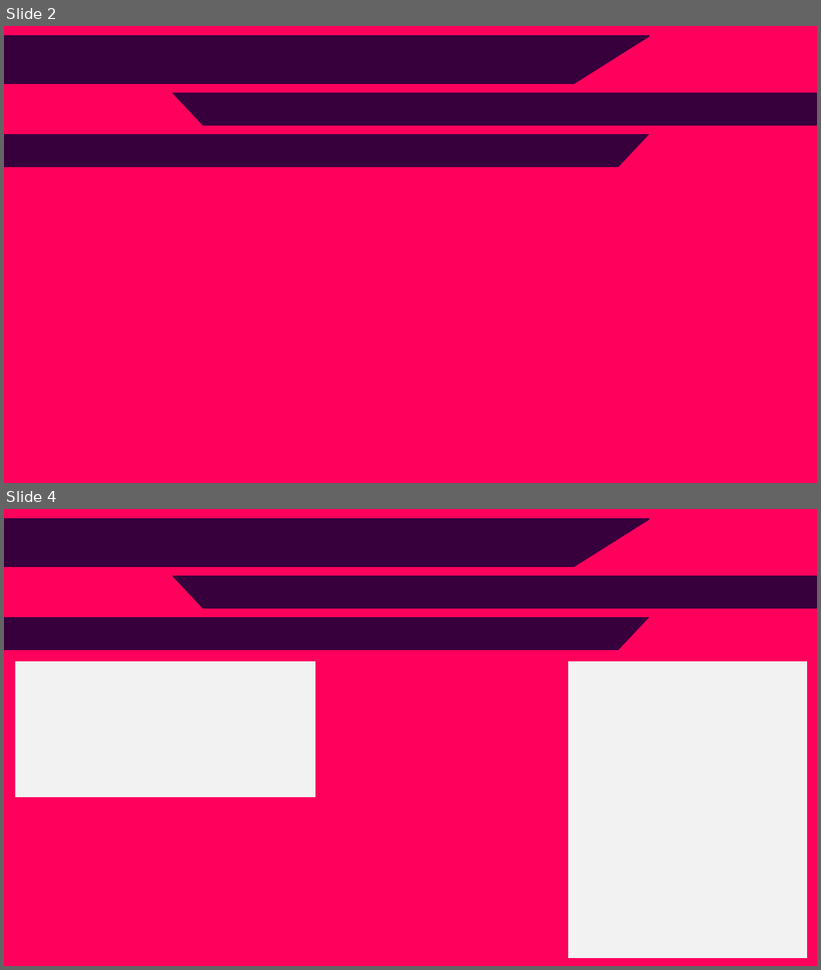
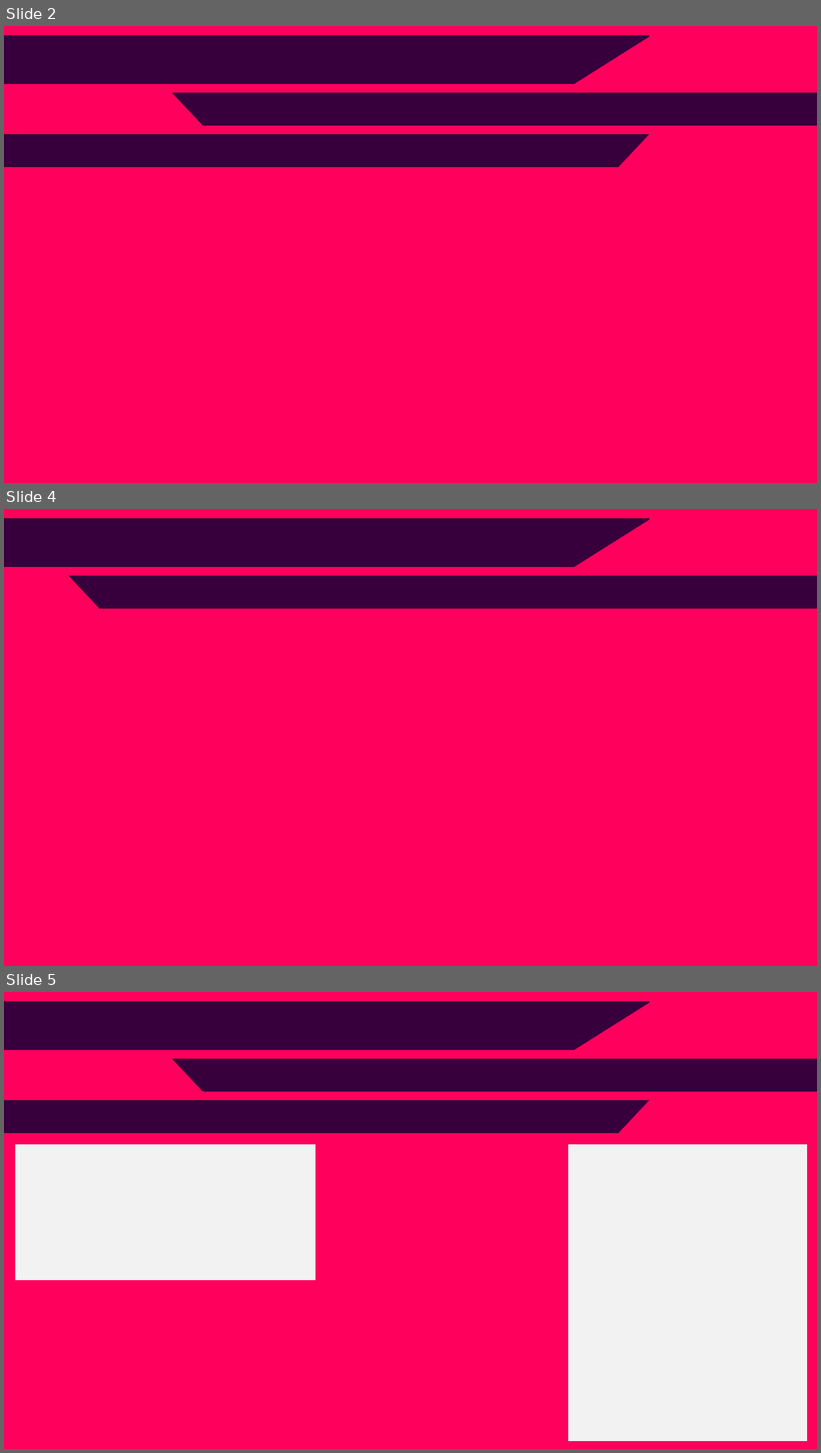
Before and after one commit to Jeffreyjose29/Football23-24, a slide deck: Design Powerpoints.pptx. Shown one above the other, each under a label of ours: slides 2 and 4 before the commit, slides 2, 4 and 5 after it; the slides between them are not shown. The pictures are 821x970 and 821x1453 pixels, drawn with LibreOffice and Linux fonts; fonts in the diff are those of the drawing. Boxes give left, top, right and bottom in pixels: in the first picture for what was removed or moved away, otherwise in the second. Text is boxed around its words. In the diff, an @@ line names an element or a change of style, - is before the commit and + after.

```diff
--- a/Design Powerpoints.pptx
+++ b/Design Powerpoints.pptx
@@ slide 4 added at (4,509,817,966), background #FF005C @@
@@ rectangle added at (4,519,649,567), fill #37003C, outline #37003C 1 pt @@
@@ triangle added at (569,514,748,571), fill #FF005C, outline #FF005C 1 pt @@
@@ triangle added at (4,576,158,672), fill #FF005C, outline #FF005C 1 pt @@
@@ rectangle added at (68,576,817,609), fill #37003C, outline #37003C 1 pt @@
@@ triangle added at (560,618,740,714), fill #FF005C, outline #FF005C 1 pt @@
@@ what was slide 4 is now slide 5 @@
```
Also in this commit, not shown: 1 slide changed, 1 other slide added, 9 other files.
